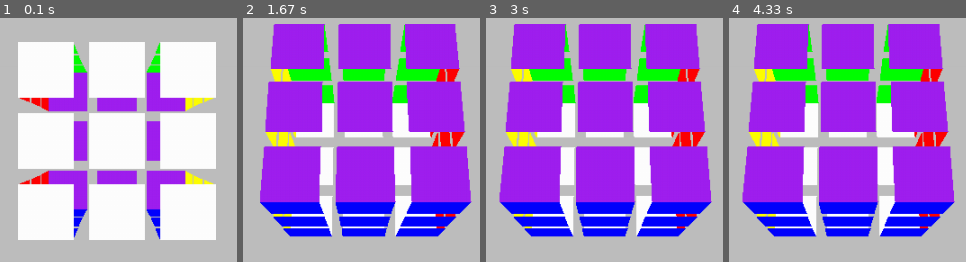
Above: before the commit, frames 1-4 (left to right).
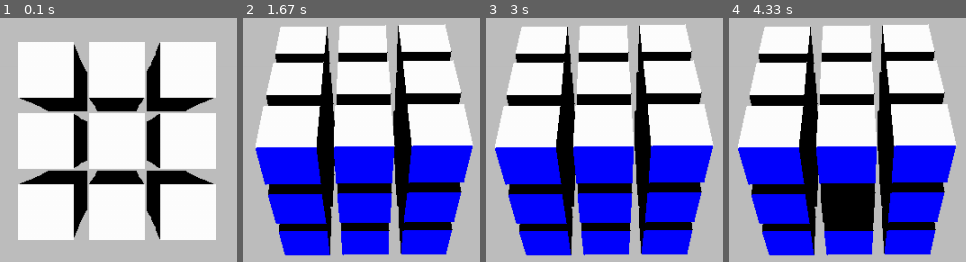
Above: after the commit, the same moments.

Repository: wordminer/rubix_3d_pygame
Game: pygame game, started from src/main.py
Same seed, same stepped clock (60 frames per second), same inputs: the game is played once before the commit and once after it.
Inputs (mouse positions are in pixels of both pictures, inside the frame that each line leads up to):
- Up to frame 1 (0.1 s): no input
- Up to frame 2 (1.67 s): press the mouse at (325, 164) at 0.37 s; move the mouse to (outside the picture) at 0.47 s; release the mouse at (outside the picture) at 0.6 s; hold D 0.67-1.13 s; move the mouse to (363, 176) at 0.7 s; hold D 1.17-1.63 s
- Up to frame 3 (3 s): hold A 1.67-2.2 s; hold A 2.23-2.63 s; hold D from 2.67 s (still down)
- Up to frame 4 (4.33 s): release D at 3.3 s; hold A 3.33-3.8 s; click (856, 196) at 3.88 s; hold D from 4.17 s (still down)

The runs differ from the first frame. In frame 1, 15% of the frame differs, in the area x 8-91%, y 10-91%; in frame 2, 69%; in frame 3, 69%; in frame 4, 71%, in the area x 3-96%, y 2-98%.

Commit message:
update fiding face rotate

Diff:
--- a/src/Rubix_ctr/Rubix.py
+++ b/src/Rubix_ctr/Rubix.py
@@ -80,6 +80,9 @@
                 Color.append(face_color)
 
                 if Axis_face_key != None:
+                    # print(Axis_face_key)
+                    # print(k - len(Del_block), face_key)
+                    # print("------------------")
                     self.Face_represent[Axis_face_key].append([k - len(Del_block), face_key])
 
             if all(color_face == None for color_face in Color):
--- a/src/Rubix_ctr/touching_check.py
+++ b/src/Rubix_ctr/touching_check.py
@@ -1,7 +1,7 @@
 from Rubix_ctr.Rubix import Rubix_cube
 from argorithm.touch_polygon import point_in_polygon
 from argorithm.midle_line import Midle_2D_line
-from argorithm.vector_argorithm import find_vec_angle
+from argorithm.vector_argorithm import find_vec_angle, perpendicular_vector_direc
 
 import const
 import argorithm.convert_point as convert
@@ -13,15 +13,41 @@
     for face_present_key in range(3):
         Face_keys = const.FACE_POS[Cube.Face_represent_appear[face_present_key][1]]
         Face_screen_coord = [
-            convert.convert_screen_point(const.WIN_WIDTH, const.WIN_HIGHT,
+            convert.convert_screen_point(Win_width, Win_hight,
                                          convert.convert_3D_point(Cube.Point_corner_pos[k],
-                                                                  const.CAMERA_COORD),
+                                                                  Camera_pos),
                                          Scale[0], Scale[1])
             for k in Face_keys]
         touching = point_in_polygon(mouse_pos, Face_screen_coord, Midle_2D_line(Face_screen_coord[0], Face_screen_coord[2]))
+
         if touching :
-            print(const.FACE_DIRECTION_AXIS[Cube.Face_represent_appear[face_present_key][1]])
-            return
+            # print(const.FACE_DIRECTION_AXIS[Cube.Face_represent_appear[face_present_key][1]])
+            direction_touched_key = (const.FACE_DIRECTION_AXIS[Cube.Face_represent_appear[face_present_key][1]])
+            # print(Cube.Face_represent[direction_touched_key])
+            for face_check in Cube.Face_represent[direction_touched_key]:
+                #print(face_check)
+                point_block_check = Cube.block[face_check[0]][1]
+                face_stt_check = const.FACE_POS[face_check[1]]
+
+                Face_screen = [
+                    convert.convert_screen_point(Win_width, Win_hight,
+                                                convert.convert_3D_point(point_block_check[point_stt],
+                                                                        Camera_pos),
+                                                Scale[0], Scale[1])
+                    for point_stt in face_stt_check]
+                #print(Face_screen)
+                touching_face = point_in_polygon(mouse_pos, Face_screen,
+                                                Midle_2D_line(Face_screen[0], Face_screen[2]))
+                # if touching_face == False :
+                #     print(Face_screen, mouse_pos)
+
+                if touching_face:
+                    # print(Face_screen)
+                    # print(point_block_check[face_stt_check[0]])
+                    # print(mouse_pos)
+                    Cube.Color_face[face_check[0]][face_check[1]] = "BLACK"
+                    return face_check
+
 
     return False
 
@@ -34,13 +60,20 @@
     max_angle = 0
     vector_choose = 0
     for axis_key in range(3):
+
         if axis_key != vector_touch_key:
             vector_check = take_convert_vector(Cube, axis_key, Camera_pos)
             angle_vec = find_vec_angle(vector_check, mouse_change_vector)
+
             if angle_vec[0] >= max_angle :
                 max_angle = angle_vec[0]
                 vector_choose = (axis_key, vector_check)
 
+    perpendicular_vec = perpendicular_vector_direc(vector_choose[1])
+    # print(vector_choose[1])
+    # print(perpendicular_vec)
+    direc_rotate = find_vec_angle(perpendicular_vec, mouse_change_vector)
+    return vector_choose[0], direc_rotate
 
 
 def take_convert_vector(Cube : Rubix_cube, Vector_key : int, Camera_pos : tuple[float, float, float]):
--- a/src/Window/ctr_mouse.py
+++ b/src/Window/ctr_mouse.py
@@ -18,10 +18,15 @@
             touching = None
             if self.Is_move_block == False and self.Is_move_cube == False:
                 touching = check_touch_rubix(Cube, mouse.get_pos(), Win_width, Win_hight, Camera_pos, Scale)
+                #print(touching)
 
             if touching == False :
                 self.Is_move_cube = True
                 self.mouse_pressed = mouse.get_pos()
+
+            elif touching != False and touching != None:
+                self.Is_move_block = True
+                self.Is_find_rotate_vector = True
 
             # if check_touch_rubix(Cube, mouse_click):
             #     self.Is_move_block = True
--- a/src/argorithm/vector_argorithm.py
+++ b/src/argorithm/vector_argorithm.py
@@ -5,6 +5,9 @@
     scalar_product = vec_1[0]*vec_2[0] + vec_1[1]*vec_2[1]
     leght_vec_1 = distance_of_point([0,0,0], vec_1, False)
     leght_vec_2 = distance_of_point([0,0,0], vec_2, False)
+
+    if leght_vec_1 == 0 or leght_vec_2 == 0:
+        return 0,1
 
     angle_radian = acos(scalar_product/(leght_vec_1*leght_vec_2))
 
@@ -22,10 +25,10 @@
         this is for rotate the origin vector -pi/2 radian degree
     """
     Vector_perpendicular = [Vector_origin[1], Vector_origin[0]]
-    change_key = 0
+    change_key = 1
 
     if Is_in_good_coord(Vector_perpendicular):
-        change_key = 1
+        change_key = 0
 
     Vector_perpendicular[change_key] *= -1
     return Vector_perpendicular
--- a/src/main.py
+++ b/src/main.py
@@ -13,7 +13,7 @@
 
 Cube.create_cube()
 Cube.create_face_represent(const.CAMERA_COORD)
-Cube.set_color(None)
+Cube.set_color("BLACK")
 
 x = 0
 
--- a/src/test.py
+++ b/src/test.py
@@ -1,3 +1,15 @@
-from argorithm.vector_argorithm import *
+import Rubix_ctr.Rubix as rubix
+import Rubix_ctr.touching_check as touch
+import Rubix_ctr.rotation_ctr as rotate
 
-print(perpendicular_vector_direc([5,3]))
+Cube = rubix.Rubix_cube(3,3,3,1,0)
+Cube.create_cube()
+Cube.create_face_represent((0,0,100))
+Cube.set_color("None")
+Cube.set_distance_argument((0,0,100))
+
+rotate.Rotate_Cube(Cube, (0,45,0))
+Cube.set_distance_argument((0,0,100))
+
+
+print(touch.Finding_rotate_direction(0,Cube, (0,-1), (0,0,100)))
